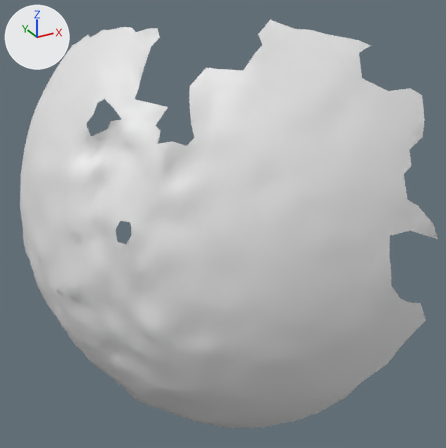
The OBJ model res/final/onecam_fullvolume/12/cleanedup/FullVolium.000698.obj as it was, and as the next commit left it.
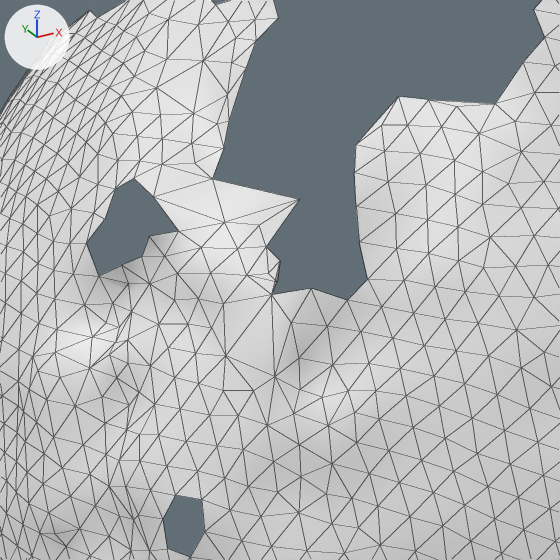
Each version is shown whole from a 50 mm lens placed at (-292.3, -432.1, 1331.7), pointed at (-205.8, -275.0, 1253.1), then close up on the part from 12% to 60% of the width and 7% to 55% of the height. The axes (+X, +Y, +Z) are drawn at upper left. The lights are the same throughout. The close-ups show mesh edges as thin lines. Where no turn or scale is listed for an object, it has been applied to the vertices.

In view in the first close-up: 'FullVolium.000698'.
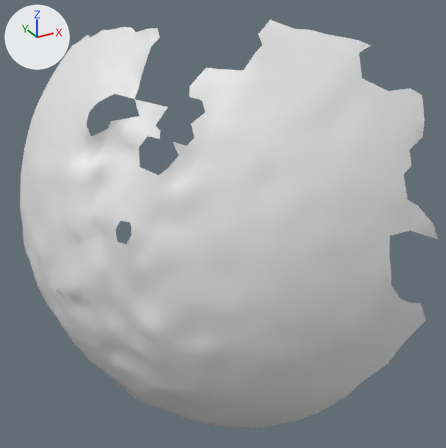
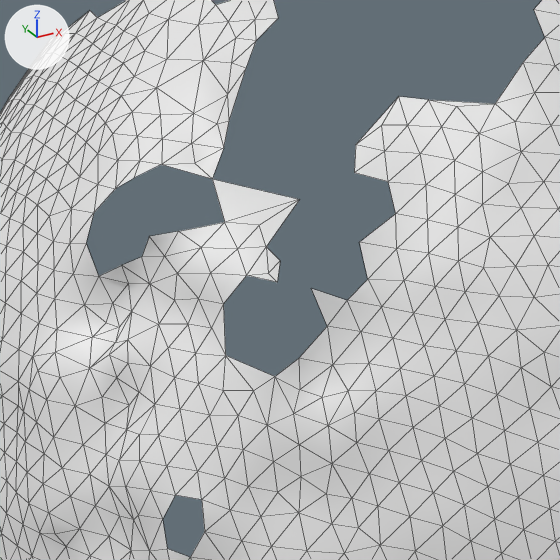
The change, as a list of edits to the scene's bpy script:
```text
Change me_fullvolium_000698:
    used by ob_fullvolium_000698; location = (0.0, 0.0, 0.0)
    remove me_fullvolium_000698.from_pydata(...)  # 1547 vertices, 2989 faces; spans x -262.5..-168.2, y -332.3..-207.9, z 1188.8..1316.2
    add me_fullvolium_000698.from_pydata(...)  # 1542 vertices, 2970 faces; spans x -262.5..-168.2, y -332.3..-207.9, z 1188.8..1316.2
    me_fullvolium_000698 part 1
    5 vertices are removed from x -246.0..-228.7, y -301.1..-279.3, z 1287.6..1297.3
    19 faces are deleted
```

Pixel boxes [x1, y1, x2, y2] of what changed, in the close-ups (560 x 560 px):
part 1 of me_fullvolium_000698, deleted: before [86, 165, 396, 376]
